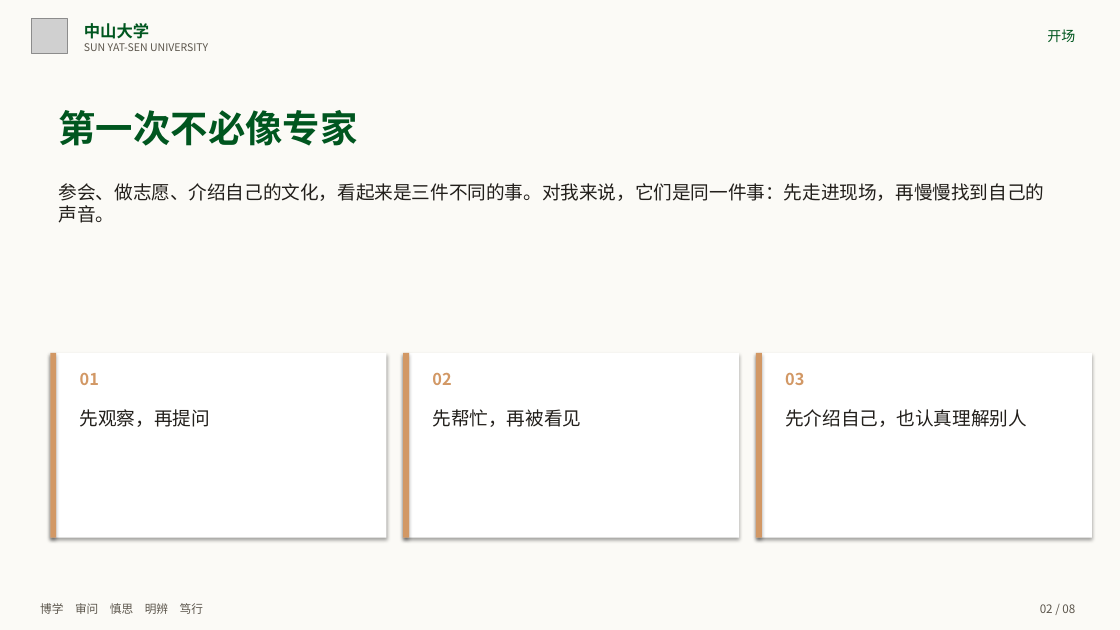
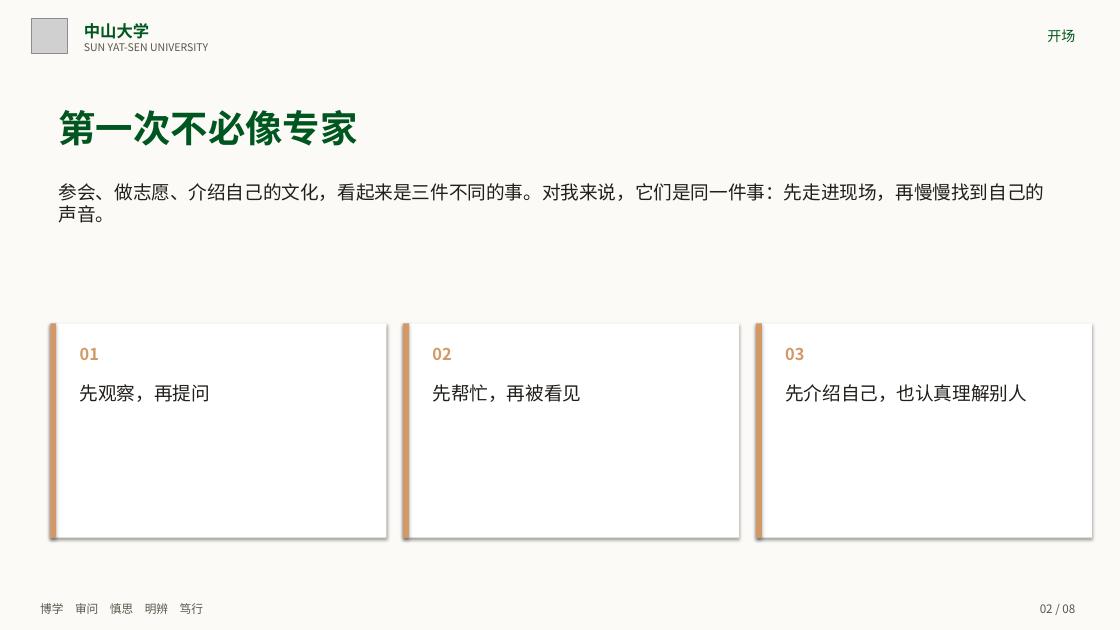
Before and after one commit to kristinehina23-rgb/heena, a slide deck: slide 2 of freshman-share-2026/outputs/喜娜_中大本科新生分享_丰富经历照片终版_2026.pptx. Drawn at 1120x630 pixels with LibreOffice and Linux fonts; fonts in the diff are those of the drawing; grey boxes stand for pictures. Boxes give left, top, right and bottom in pixels: in the first picture for what was removed or moved away, otherwise in the second. Text is boxed around its words. In the diff, an @@ line names an element or a change of style, - is before the commit and + after.

```diff
--- a/freshman-share-2026/outputs/喜娜_中大本科新生分享_丰富经历照片终版_2026.pptx
+++ b/freshman-share-2026/outputs/喜娜_中大本科新生分享_丰富经历照片终版_2026.pptx
@@ rectangle: place and size @@
-rectangle at [50, 353, 386, 538]
+rectangle at [50, 323, 386, 538]
@@ rectangle: place and size @@
-rectangle at [50, 353, 56, 538]
+rectangle at [50, 323, 56, 538]
@@ rectangle: place and size @@
-rectangle at [403, 353, 739, 538]
+rectangle at [403, 323, 739, 538]
@@ rectangle: place and size @@
-rectangle at [403, 353, 409, 538]
+rectangle at [403, 323, 409, 538]
@@ rectangle: place and size @@
-rectangle at [756, 353, 1092, 538]
+rectangle at [756, 323, 1092, 538]
@@ rectangle: place and size @@
-rectangle at [756, 353, 762, 538]
+rectangle at [756, 323, 762, 538]
@@ 3 texts: place and size @@
-3 texts at [80, 372, 804, 385]
+3 texts at [80, 347, 804, 360]
@@ text "先观察，再提问": place and size @@
-text "先观察，再提问" at [80, 409, 210, 427]
+text "先观察，再提问" at [80, 384, 210, 402]
@@ text "先帮忙，再被看见": place and size @@
-text "先帮忙，再被看见" at [432, 409, 581, 427]
+text "先帮忙，再被看见" at [432, 384, 581, 402]
@@ text "先介绍自己，也认真理解别人": place and size @@
-text "先介绍自己，也认真理解别人" at [785, 409, 1027, 427]
+text "先介绍自己，也认真理解别人" at [785, 384, 1027, 402]
```
Also in this commit, not shown: 19 other files.
